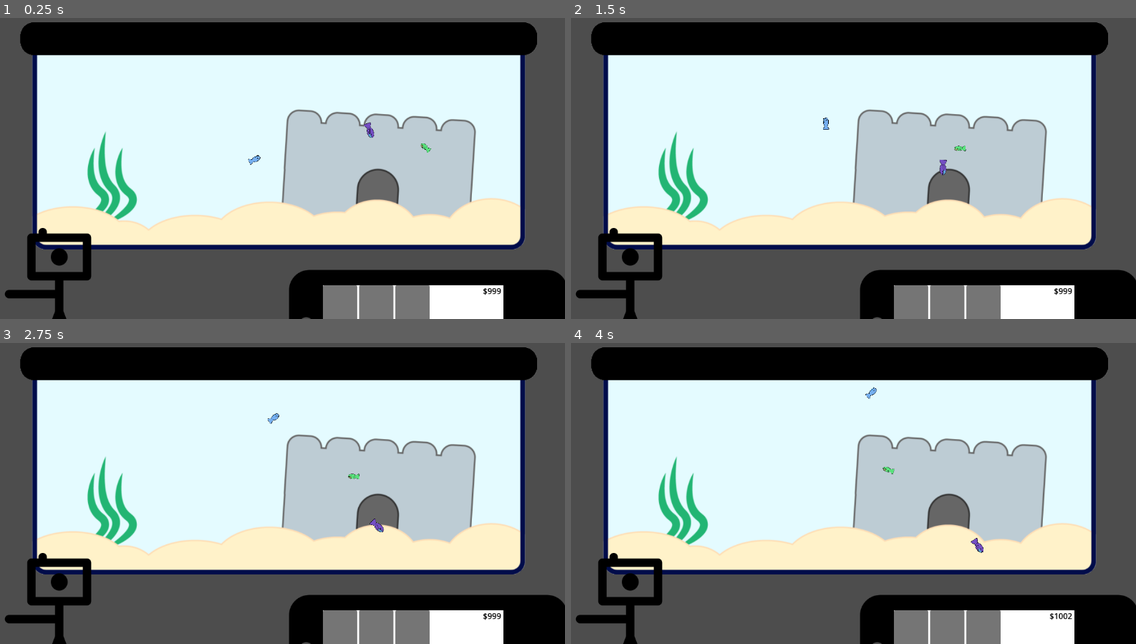
Above: before the commit, frames 1-4 (two rows, left to right).
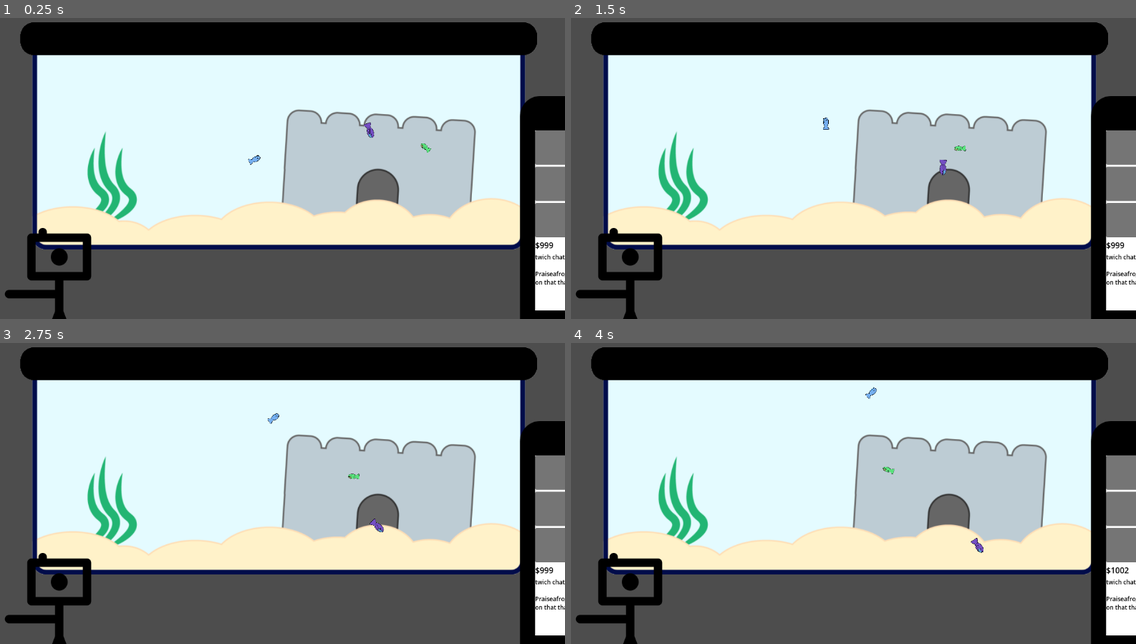
Above: after the commit, the same moments.

Repository: BaliDoggo/brackeys2025
Game: Godot game, scene res://scenes/main.tscn
The game is run twice, just before and just after one commit, with the same random seed, the same clock (stepped at 60 frames per second) and the same inputs. The engine's default icon, where the game draws it, is replaced by a stand-in: a white triangle on a blue panel in a dark square.
Inputs (mouse positions are in pixels of both pictures, inside the frame that each line leads up to):
- Up to frame 1 (0.25 s): no input
- Up to frame 2 (1.5 s): tap Enter (ui_accept) at 0.5, 0.77 s; move the mouse to (977, 141) at 0.52 s; tap A (a) at 0.6 s; tap D (d) at 0.8, 1.35 s; move the mouse to (734, 174) at 1.27 s
- Up to frame 3 (2.75 s): tap Enter (ui_accept) at 1.52 s; tap E (e) at 1.55 s; move the mouse to (333, 412) at 2.02 s; hold E (e) from 2.03 s (still down); tap A (a) at 2.3 s
- Up to frame 4 (4 s): tap Enter (ui_accept) at 2.75, 3.02, 3.77 s; move the mouse to (819, 547) at 2.77 s; release E (e) at 2.78 s; tap A (a) at 2.85 s; tap D (d) at 3.05, 3.6 s; move the mouse to (1023, 529) at 3.52 s; hold E (e) from 3.53 s (still down)

The runs differ from the first frame. In frame 1, 12% of the frame differs, in the area x 51-100%, y 25-100%; in frame 2, 12%; in frame 3, 12%; in frame 4, 12%.

Commit message:
vertical phone

Diff:
--- a/scenes/phone.gd
+++ b/scenes/phone.gd
@@ -8,14 +8,14 @@
 	if tween:
 		tween.kill()
 	tween = create_tween()
-	tween.tween_property(self,"position:y",600,0.2)
+	tween.tween_property(self,"position:x",1070,0.2)
 
 
 func _on_area_2d_mouse_exited() -> void:
 	if tween:
 		tween.kill()
 	tween = create_tween()
-	tween.tween_property(self,"position:y",708,0.2)
+	tween.tween_property(self,"position:x",1220,0.2)
 
 
 func _on_button_pressed() -> void:
--- a/scenes/phone.tscn
+++ b/scenes/phone.tscn
@@ -6,50 +6,50 @@
 [sub_resource type="LabelSettings" id="LabelSettings_aveum"]
 font_color = Color(0, 0, 0, 1)
 
+[sub_resource type="Theme" id="Theme_un0lg"]
+default_font_size = 12
+RichTextLabel/colors/default_color = Color(0, 0, 0, 1)
+
 [node name="Phone" type="Node2D"]
-position = Vector2(877, 708)
+position = Vector2(1220, 480)
 script = ExtResource("1_66gw3")
 
 [node name="Sprite2D" type="Sprite2D" parent="."]
-rotation = -1.5708
 scale = Vector2(0.7, 0.7)
 texture = ExtResource("1_m0dvu")
 
 [node name="Control" type="Control" parent="."]
 layout_mode = 3
 anchors_preset = 0
-offset_left = -289.0
-offset_top = -173.0
-offset_right = 289.0
-offset_bottom = 166.0
+offset_left = -128.0
+offset_top = -211.0
+offset_right = 128.0
+offset_bottom = 150.0
 
 [node name="ColorRect" type="ColorRect" parent="Control"]
 layout_mode = 0
-offset_left = 77.0
-offset_top = 45.0
-offset_right = 440.0
-offset_bottom = 302.0
+offset_right = 256.0
+offset_bottom = 362.0
 
 [node name="BoxContainer" type="BoxContainer" parent="Control"]
 layout_mode = 0
-offset_left = 77.0
-offset_top = 45.0
-offset_right = 440.0
-offset_bottom = 220.0
+offset_right = 211.0
+offset_bottom = 396.0
+vertical = true
 
 [node name="Button" type="Button" parent="Control/BoxContainer"]
-custom_minimum_size = Vector2(69, 0)
+custom_minimum_size = Vector2(69, 69)
 layout_direction = 2
 layout_mode = 2
 mouse_filter = 1
 
 [node name="Button2" type="Button" parent="Control/BoxContainer"]
-custom_minimum_size = Vector2(69, 0)
+custom_minimum_size = Vector2(69, 69)
 layout_mode = 2
 mouse_filter = 1
 
 [node name="Button3" type="Button" parent="Control/BoxContainer"]
-custom_minimum_size = Vector2(69, 0)
+custom_minimum_size = Vector2(69, 69)
 layout_mode = 2
 mouse_filter = 1
 
@@ -61,14 +61,15 @@
 mouse_filter = 1
 text = "Ca$h money"
 label_settings = SubResource("LabelSettings_aveum")
-horizontal_alignment = 2
 
 [node name="RichTextLabel" type="RichTextLabel" parent="Control/BoxContainer/VBoxContainer"]
-custom_minimum_size = Vector2(140, 150)
+custom_minimum_size = Vector2(140, 140)
 layout_mode = 2
 mouse_filter = 1
-text = "tryd
-sts*\\n"
+theme = SubResource("Theme_un0lg")
+text = "twich chat
+
+Praiseafrogtoday: Fish Tuah! Swim on that thang!"
 
 [connection signal="mouse_entered" from="Control" to="." method="_on_area_2d_mouse_entered"]
 [connection signal="mouse_exited" from="Control" to="." method="_on_area_2d_mouse_exited"]
Not shown: 1 places in scenes/phone.tscn that only renumber resources
